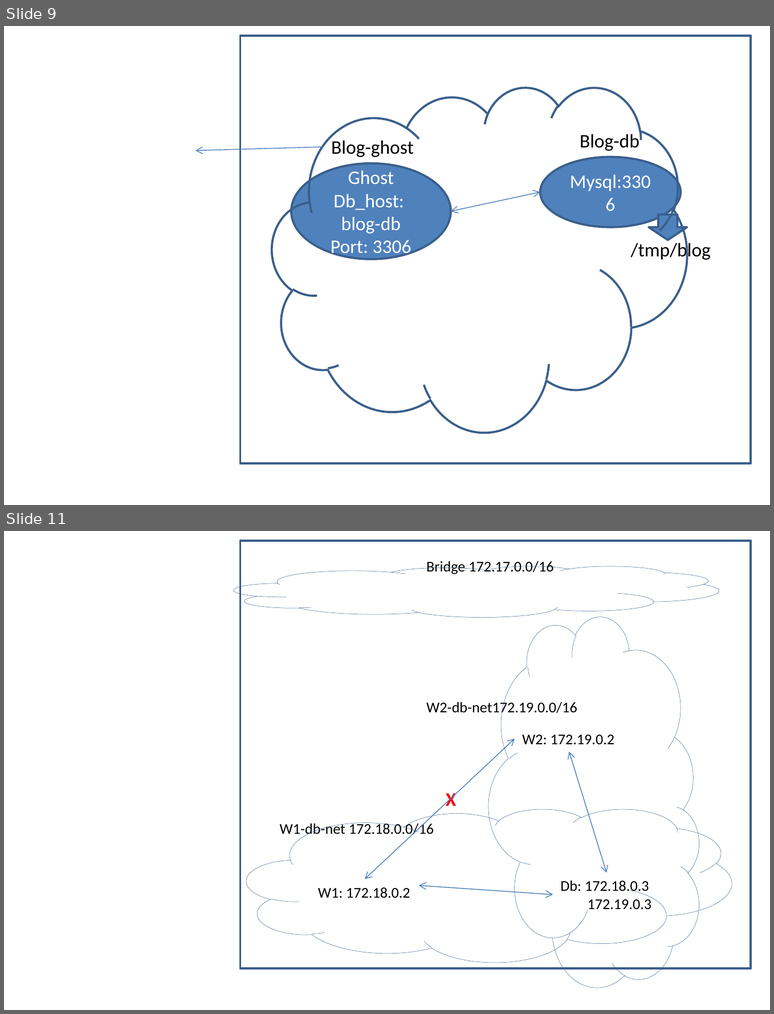
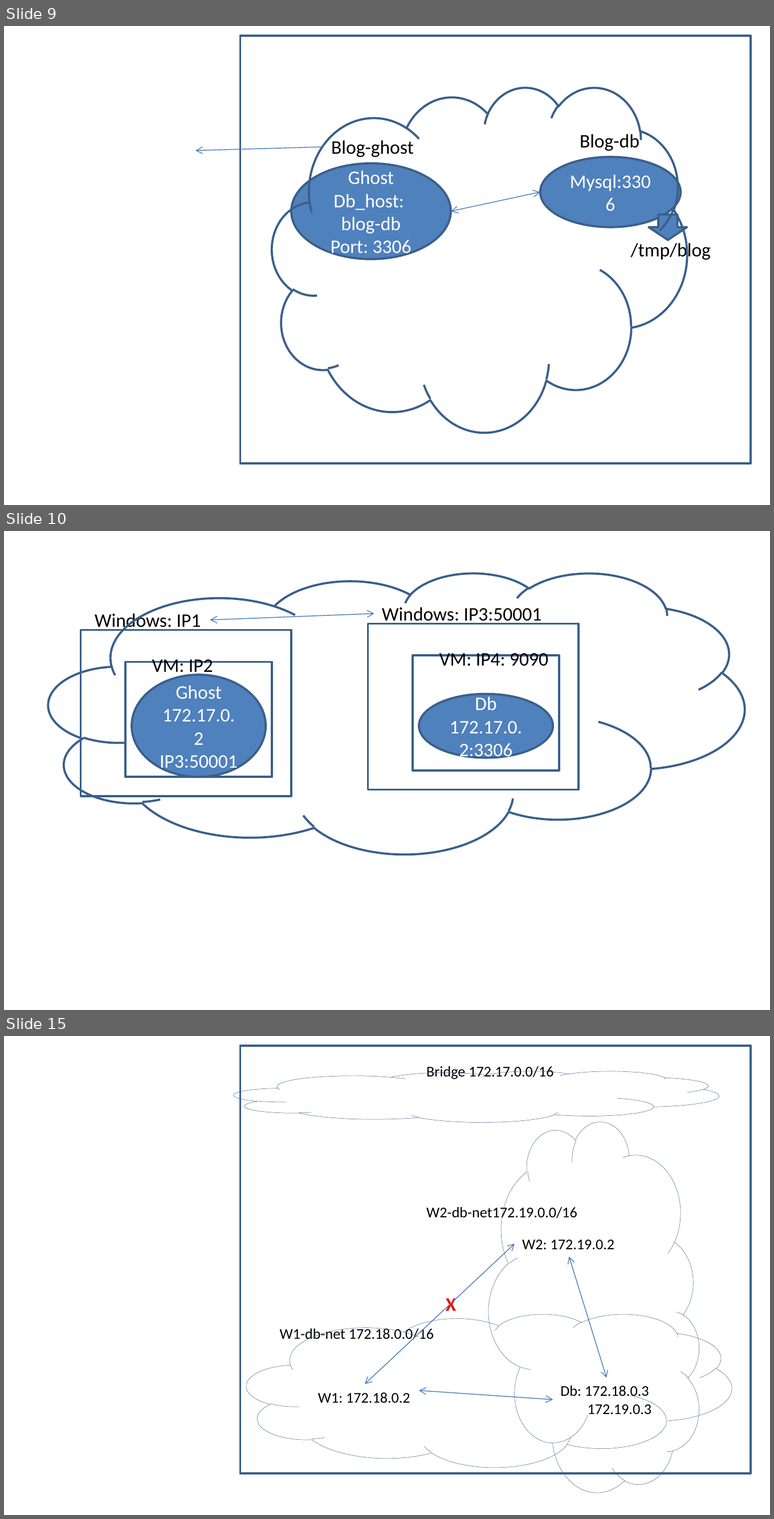
Before and after one commit to AdityaSP/ora-jul29-dock-kube, a slide deck: rough-diag.pptx. Shown one above the other, each under a label of ours: slides 9 and 11 before the commit, slides 9, 10 and 15 after it; the slides between them are not shown. The pictures are 774x1014 and 774x1519 pixels, drawn with LibreOffice and Linux fonts; fonts in the diff are those of the drawing. Boxes give left, top, right and bottom in pixels: in the first picture for what was removed or moved away, otherwise in the second. Text is boxed around its words. In the diff, an @@ line names an element or a change of style, - is before the commit and + after.

```diff
--- a/rough-diag.pptx
+++ b/rough-diag.pptx
@@ slide 10 added at (4, 531, 770, 1010), background #FFFFFF @@
@@ cloud added at (48, 573, 744, 854), outline #3A5F8C 2 pt @@
@@ text added at (95, 611, 201, 632), 18 pt, text #000000 @@
+Windows: IP1
@@ double arrow added from (210, 620) to (374, 614), #4B7EBC 0.75 pt @@
@@ text added at (382, 607, 542, 624), 18 pt, text #000000 @@
+Windows: IP3:50001
@@ rectangle added at (80, 630, 291, 796), outline #3A5F8C 2 pt @@
@@ rectangle added at (368, 624, 579, 790), outline #3A5F8C 2 pt @@
@@ rectangle added at (125, 662, 272, 777), outline #3A5F8C 2 pt @@
@@ text added at (152, 659, 213, 676), 18 pt, text #000000 @@
+VM: IP2
@@ rectangle added at (412, 655, 559, 770), outline #3A5F8C 2 pt @@
@@ text added at (439, 653, 548, 666), 18 pt, text #000000 @@
+VM: IP4: 9090
@@ ellipse added at (132, 675, 266, 777), fill #4F81BD, outline #3A5F8C 2 pt, 18 pt, text #FFFFFF @@
+Ghost
+172.17.0.2
+IP3:50001
@@ ellipse added at (419, 693, 553, 757), fill #4F81BD, outline #3A5F8C 2 pt, 18 pt, text #FFFFFF @@
+Db
+172.17.0.2:3306
@@ what was slide 11 is now slide 15 @@
```
Also in this commit, not shown: 10 other slides added, 1 slide removed.
